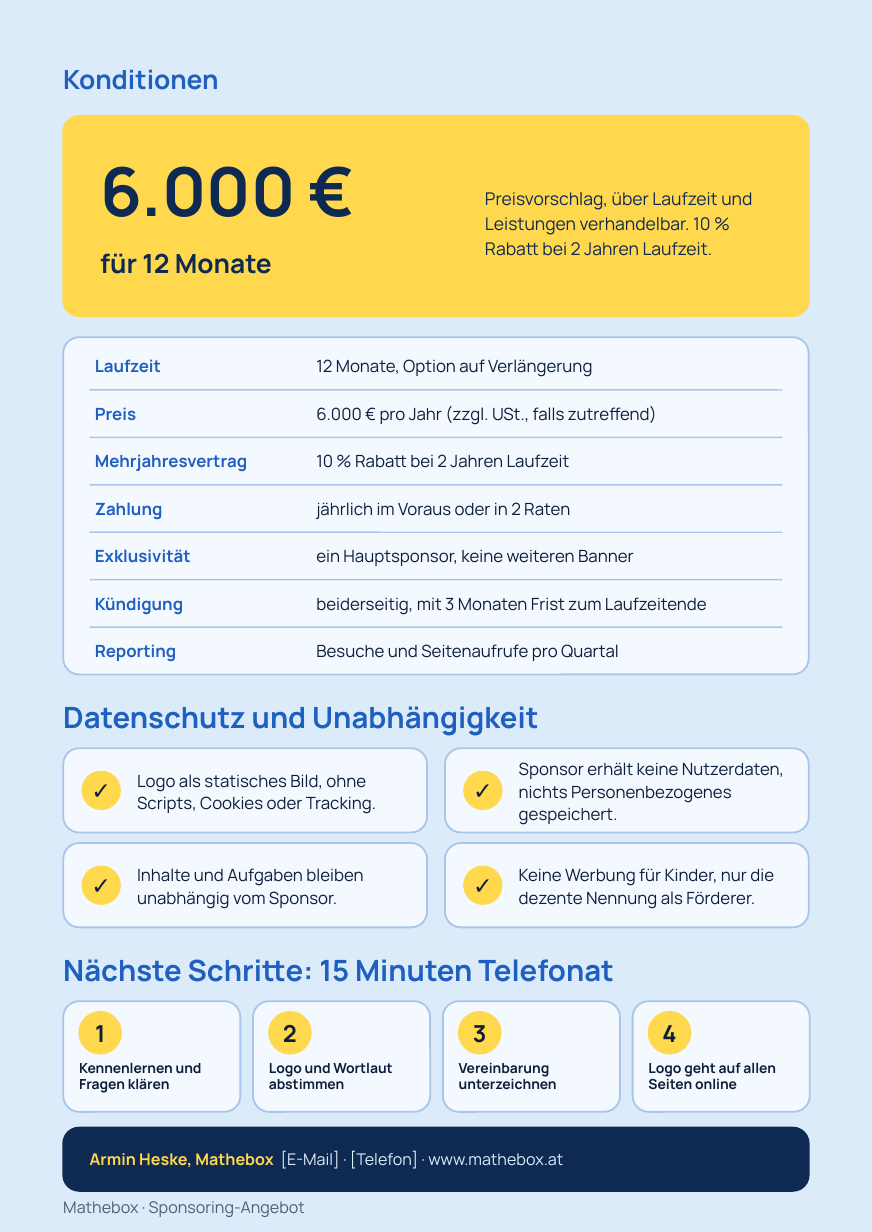
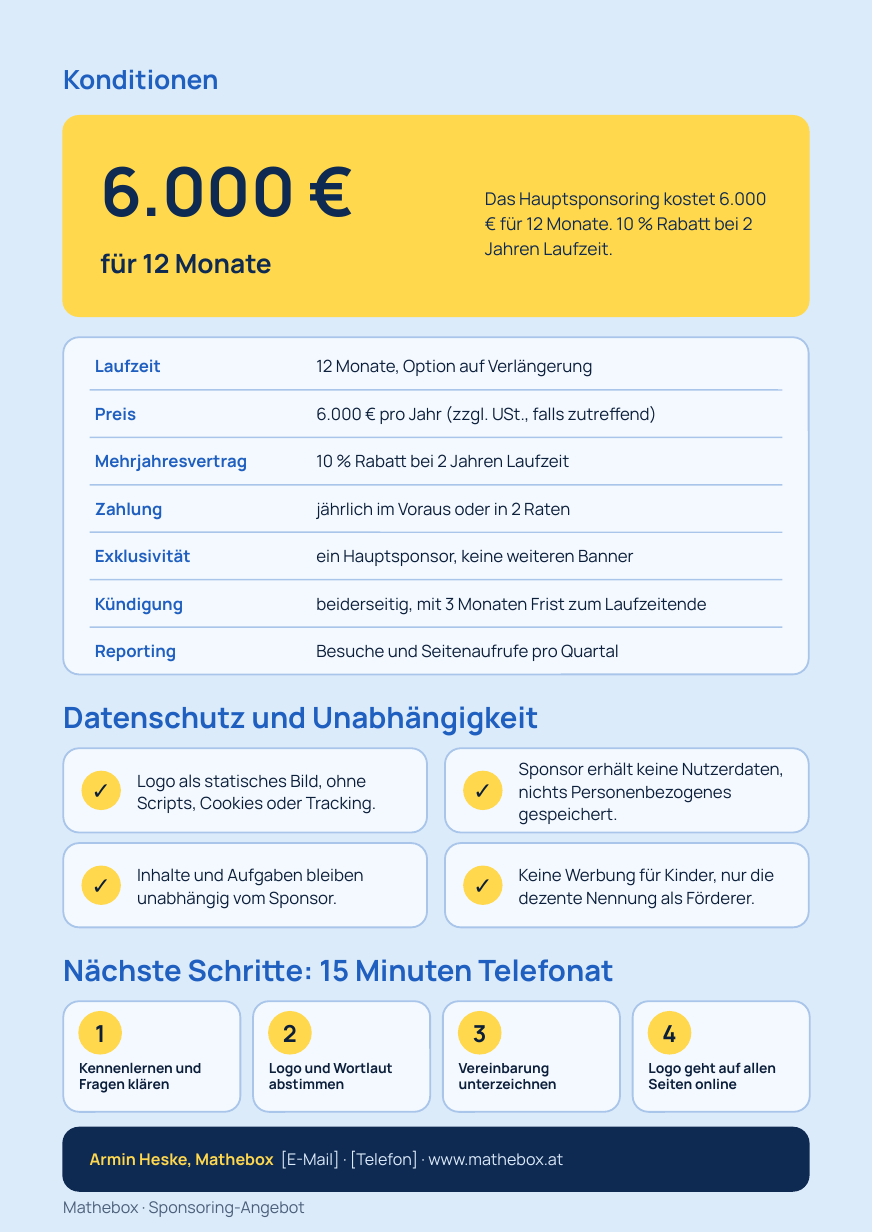
Before and after one commit to arminheske/claudecloud, a slide deck: slide 4 of videoslides/mathebox-sponsoring-a4.pptx. Drawn at 872x1232 pixels with LibreOffice and Linux fonts; fonts in the diff are those of the drawing. Boxes give left, top, right and bottom in pixels: in the first picture for what was removed or moved away, otherwise in the second. Text is boxed around its words. In the diff, an @@ line names an element or a change of style, - is before the commit and + after.

```diff
--- a/videoslides/mathebox-sponsoring-a4.pptx
+++ b/videoslides/mathebox-sponsoring-a4.pptx
@@ text at [485,192,766,256]: text changed @@
-Preisvorschlag, über Laufzeit und Leistungen verhandelbar. 10 % Rabatt bei 2 Jahren Laufzeit.
+Das Hauptsponsoring kostet 6.000 € für 12 Monate. 10 % Rabatt bei 2 Jahren Laufzeit.
```
Also in this commit, not shown: 3 other slides changed.
